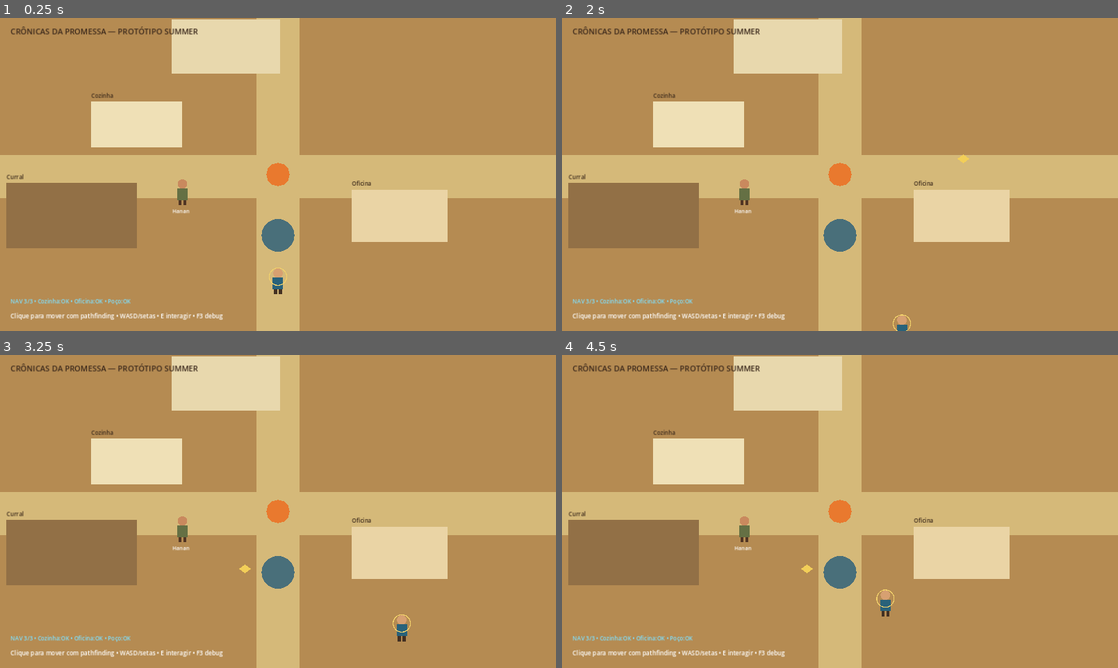
Above: before the commit, frames 1-4 (two rows, left to right).
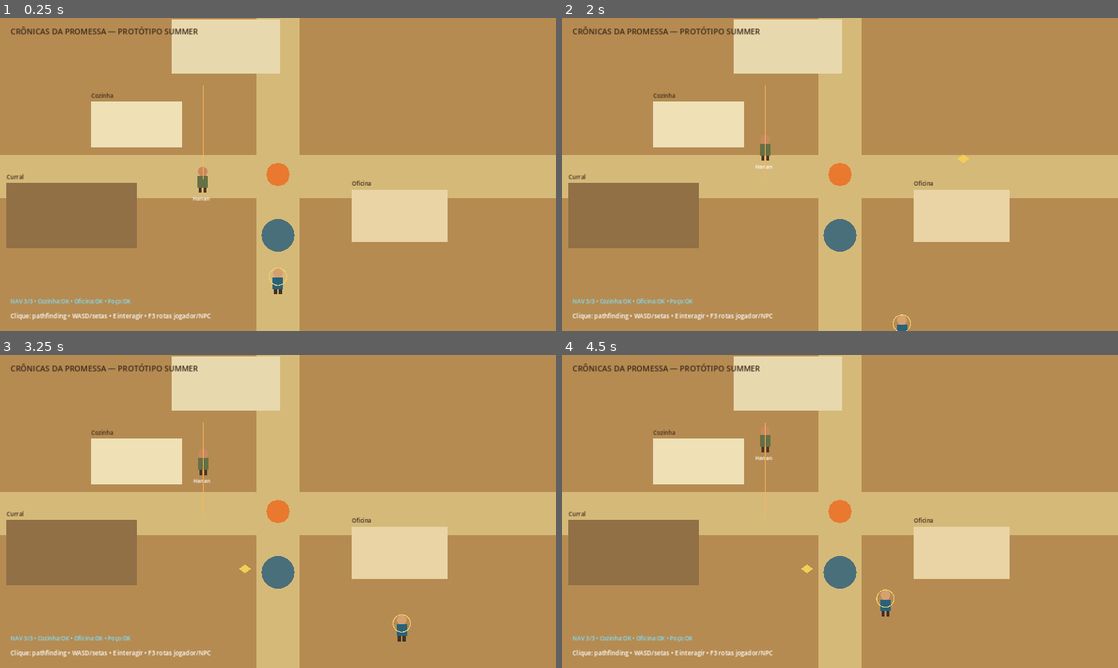
Above: after the commit, the same moments.

Repository: heitoribeiro/cronicas-da-promessa-web
Game: Godot game, scene res://scenes/main.tscn
The game is run twice, just before and just after one commit, with the same random seed, the same clock (stepped at 60 frames per second) and the same inputs.
Inputs (mouse positions are in pixels of both pictures, inside the frame that each line leads up to):
- Up to frame 1 (0.25 s): no input
- Up to frame 2 (2 s): tap Enter at 0.5 s; move the mouse to (962, 158) at 0.52 s; hold D 0.53-1.28 s; tap E at 0.6, 1.35 s; click (962, 158) at 0.67 s; move the mouse to (728, 190) at 1.27 s; hold S from 1.28 s (still down)
- Up to frame 3 (3.25 s): move the mouse to (333, 442) at 2.02 s; release S at 2.03 s; hold D 2.03-2.78 s; tap E at 2.1, 2.85 s; move the mouse to (250, 574) at 2.77 s; hold W from 2.78 s (still down); click (250, 574) at 2.92 s
- Up to frame 4 (4.5 s): move the mouse to (1006, 558) at 3.52 s; release W at 3.53 s; hold A from 3.53 s (still down); tap E at 3.6, 4.35 s; move the mouse to (673, 464) at 4.27 s

The runs differ from the first frame. In frame 1, 0.7% of the frame differs, in the area x 5-41%, y 21-97%; in frame 2, 0.7%; in frame 3, 0.7%; in frame 4, 0.7%.

Commit message:
feat: route Hanan around kitchen with shared pathfinding

Diff:
--- a/summer-prototype/scripts/main.gd
+++ b/summer-prototype/scripts/main.gd
@@ -13,6 +13,7 @@
 var dialogue_text: Label
 var destination_marker: Node2D
 var navigation_debug_line: Line2D
+var npc_navigation_debug_line: Line2D
 var navigation_debug_label: Label
 var navigation_debug_visible := true
 var navigation_self_test_summary := "NAV: aguardando autoteste"
@@ -63,7 +64,9 @@
 		if key_event.pressed and not key_event.echo and key_event.keycode == KEY_F3:
 			navigation_debug_visible = not navigation_debug_visible
 			if navigation_debug_line != null:
-				navigation_debug_line.visible = navigation_debug_visible
+				navigation_debug_line.visible = navigation_debug_visible and not navigation_debug_line.points.is_empty()
+			if npc_navigation_debug_line != null:
+				npc_navigation_debug_line.visible = navigation_debug_visible and not npc_navigation_debug_line.points.is_empty()
 			if navigation_debug_label != null:
 				navigation_debug_label.visible = navigation_debug_visible
 			get_viewport().set_input_as_handled()
@@ -233,9 +236,16 @@
 	navigation_debug_line = Line2D.new()
 	navigation_debug_line.width = 3.0
 	navigation_debug_line.default_color = Color("#58d6ff")
-	navigation_debug_line.visible = navigation_debug_visible
+	navigation_debug_line.visible = false
 	navigation_debug_line.z_index = 20
 	add_child(navigation_debug_line)
+
+	npc_navigation_debug_line = Line2D.new()
+	npc_navigation_debug_line.width = 2.0
+	npc_navigation_debug_line.default_color = Color("#ffb454")
+	npc_navigation_debug_line.visible = false
+	npc_navigation_debug_line.z_index = 19
+	add_child(npc_navigation_debug_line)
 
 func _on_navigation_path_updated(path: PackedVector2Array, _resolved_target: Vector2) -> void:
 	if navigation_debug_line == null:
@@ -243,12 +253,30 @@
 	navigation_debug_line.points = path
 	navigation_debug_line.visible = navigation_debug_visible and not path.is_empty()
 
+func _on_hanan_navigation_requested(world_position: Vector2) -> void:
+	if hanan == null or not navigation_ready:
+		return
+
+	var result := _compute_navigation_path(hanan.global_position, world_position)
+	var path: PackedVector2Array = result["path"]
+	var resolved_target: Vector2 = result["resolved_target"]
+	hanan.set_navigation_path(path, resolved_target)
+
+func _on_hanan_navigation_path_updated(path: PackedVector2Array, _resolved_target: Vector2) -> void:
+	if npc_navigation_debug_line == null:
+		return
+	npc_navigation_debug_line.points = path
+	npc_navigation_debug_line.visible = navigation_debug_visible and not path.is_empty()
+
+func _on_hanan_patrol_point_reached(index: int, world_position: Vector2) -> void:
+	print("[NPCNAV] Hanan ponto ", index, " alcançado em ", world_position)
+
 func _build_ui() -> void:
 	var canvas := CanvasLayer.new()
 	add_child(canvas)
 
 	var instructions := Label.new()
-	instructions.text = "Clique para mover com pathfinding • WASD/setas • E interagir • F3 debug"
+	instructions.text = "Clique: pathfinding • WASD/setas • E interagir • F3 rotas jogador/NPC"
 	instructions.position = Vector2(24, 675)
 	instructions.add_theme_font_size_override("font_size", 14)
 	instructions.add_theme_color_override("font_color", Color.WHITE)
@@ -317,15 +345,16 @@
 	hanan = NpcScript.new()
 	hanan.name = "Hanan"
 	hanan.npc_name = "Hanan"
-	hanan.global_position = Vector2(420, 390)
+	hanan.global_position = Vector2(465, 360)
+	hanan.navigation_requested.connect(_on_hanan_navigation_requested)
+	hanan.navigation_path_updated.connect(_on_hanan_navigation_path_updated)
+	hanan.patrol_point_reached.connect(_on_hanan_patrol_point_reached)
 	add_child(hanan)
 	hanan.set_patrol([
-		Vector2(420, 390),
-		Vector2(365, 390),
-		Vector2(350, 420),
-		Vector2(395, 435),
-		Vector2(455, 425),
-		Vector2(480, 390)
+		Vector2(465, 145),
+		Vector2(165, 145),
+		Vector2(165, 360),
+		Vector2(465, 360)
 	])
 
 	var label := Label.new()
